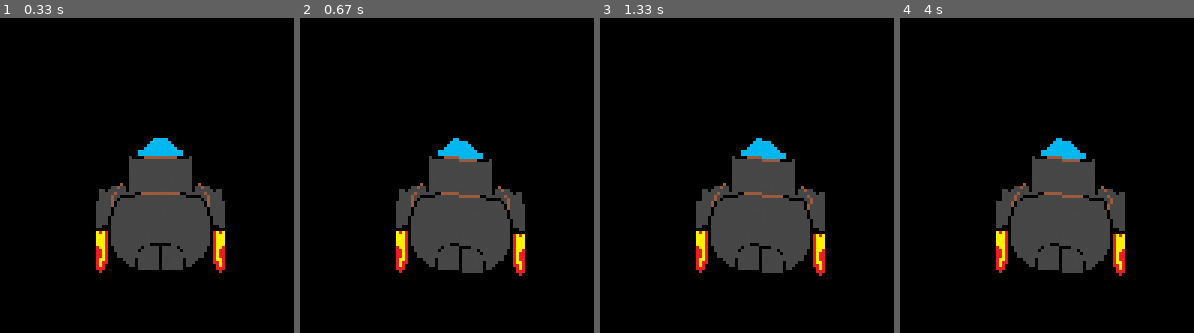
Above: before the commit, frames 1-4 (left to right).
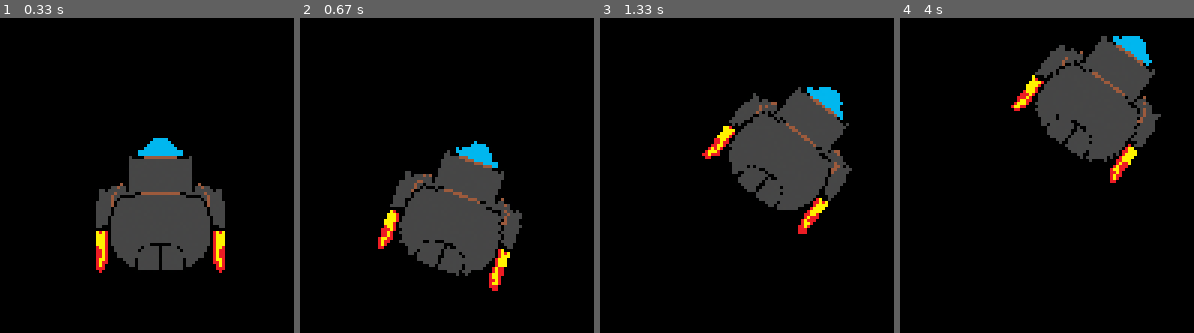
Above: after the commit, the same moments.

Repository: saluspopuli/Their-Final-Frontier
Game: pygame game, started from TFF_TEST/TFF.py
Two runs of this game, one before a commit and one after it. Both use one fixed random seed, a clock stepped at 60 frames per second and the inputs below.
Inputs:
- Up to frame 1 (0.33 s): no input
- Up to frame 2 (0.67 s): hold D from 0.33 s (still down)
- Up to frame 3 (1.33 s): release D at 0.8 s; hold W 0.83-1.13 s; hold D from 1.17 s (still down)
- Up to frame 4 (4 s): release D at 1.63 s; hold A 1.67-2.2 s; hold S 2.23-2.53 s; hold A 2.57-2.97 s; hold W 3-3.37 s; hold D from 3.4 s (still down)

Frame 1 is identical in both runs. In frame 2, 6.2% of the frame differs, in the area x 26-77%, y 38-87%; in frame 3, 19%; in frame 4, 25%, in the area x 32-89%, y 5-82%.

Commit message:
Shit fuck

Diff:
--- a/TFF_TEST/TFF.py
+++ b/TFF_TEST/TFF.py
@@ -1,5 +1,13 @@
 import pygame
+import math
 from player import Player
+
+# Other variables
+clock = pygame.time.Clock()
+FPS = 60
+
+# Player initialization
+player = Player(280, 300)
 
 #initializes pygame somehow
 pygame.init()
@@ -9,19 +17,14 @@
 
 # Title and Icon
 pygame.display.set_caption("Their Final Frontier")
-window_icon = pygame.image.load("window_icon.png")  # Update the file path here
+window_icon = pygame.image.load("assets\window_icon.png")  # Update the file path here
 pygame.display.set_icon(window_icon)
-
-# Player initialization
-player = Player(280, 300)
-
-# Functions ================================================================
-
 
 # Main game loop
 running = True
 while running:
 
+    clock.tick(FPS)
     screen.fill((0,0,0)) #just draws black
 
     # Ensures that all events in the game are run
--- a/TFF_TEST/entity.py
+++ b/TFF_TEST/entity.py
@@ -1,22 +1,21 @@
 import pygame
 
 class Entity:
-    def __init__(self, x, y, width, height, velocity, direction):
+    def __init__(self, x, y, width, height, direction, image):
         self.x = x
         self.y = y
         self.width = width
         self.height = height
-        self.velocity = velocity
         self.direction = direction
+        self.image = image
+        self.scaled_image = pygame.transform.scale(self.image, (self.width, self.height))
 
     def update(self):
 
         pass
 
     def render(self, screen):
-
-        scaled_image = pygame.transform.scale(self.image, (self.width, self.height))
-        rotated_image = pygame.transform.rotate(scaled_image, self.direction)
+        rotated_image = pygame.transform.rotate(self.scaled_image, self.direction)
         rotated_rect = rotated_image.get_rect(center=(self.x, self.y))
         screen.blit(rotated_image, rotated_rect)
         pass
--- a/TFF_TEST/player.py
+++ b/TFF_TEST/player.py
@@ -6,18 +6,18 @@
 
 class Player(Entity):
 
-    acceleration = 0.0001
-    deceleration = 0.00005
-    velocity_cap = 0.1
+    acceleration = 0.1
+    deceleration = acceleration/3
+    velocity_cap = 2
     tmp_rad = 0
     dir_cos = 0
     dir_sin = 0
 
-    def __init__(self, x=0, y=0, width=50, height=50, velocity=0, direction=0, turn_velocity= 0.05):
-        super().__init__(x, y, width, height, velocity, direction)
+    def __init__(self, x=0, y=0, width=50, height=50, velocity = 0, direction=0, turn_velocity= 1):
+        image = pygame.image.load("assets\player\player.png")
+        super().__init__(x, y, width, height, direction, image)
+        self.velocity = velocity
         self.turn_velocity = turn_velocity
-
-        self.image = pygame.image.load("assets\player\player.png")
 
 
     def update(self):
@@ -42,6 +42,9 @@
         if self.velocity != 0:
             self.velocity -= self.deceleration * (self.velocity / abs(self.velocity))
 
+            if abs(self.velocity) < 0.0005:
+                self.velocity = 0
+
         if abs(self.velocity) > self.velocity_cap:
             self.velocity = self.velocity_cap * (self.velocity / abs(self.velocity))
 
@@ -50,3 +53,14 @@
 
         if keys[pygame.K_d]:
             self.direction -= self.turn_velocity
+
+
+    def pull(self, direction, velocity):
+
+        dir_radians = -math.radians(direction+90)
+
+        dir_cos = math.cos(dir_radians)
+        dir_sin = math.sin(dir_radians)
+
+        self.x += velocity * dir_cos
+        self.y += velocity * dir_sin
--- /dev/null
+++ b/TFF_TEST/ship.py
@@ -0,0 +1,28 @@
+import pygame
+import math
+
+# Import the entity class
+from entity import Entity
+
+class Ship(Entity):
+
+    def __init__(self, x=0, y=0, width=50, height=50, velocity=0, direction=0, turn_velocity= 1):
+        image = pygame.image.load("assets\ship\ship.png")
+        super().__init__(x, y, width, height, direction, image)
+        self.velocity = velocity
+        self.turn_velocity = turn_velocity
+
+
+    def update(self):
+        pass
+
+
+    def pull(self, direction, velocity):
+
+        dir_radians = -math.radians(direction+90)
+
+        dir_cos = math.cos(dir_radians)
+        dir_sin = math.sin(dir_radians)
+
+        self.x += velocity * dir_cos
+        self.y += velocity * dir_sin
Not shown, added: TFF_TEST/assets/player/_these_are_placeholder_assets
Binary file added: TFF_TEST/assets/ship/ship.png
Renamed: TFF_TEST/window_icon.png -> TFF_TEST/assets/window_icon.png
Empty file added: TFF_TEST/interpolation.py
